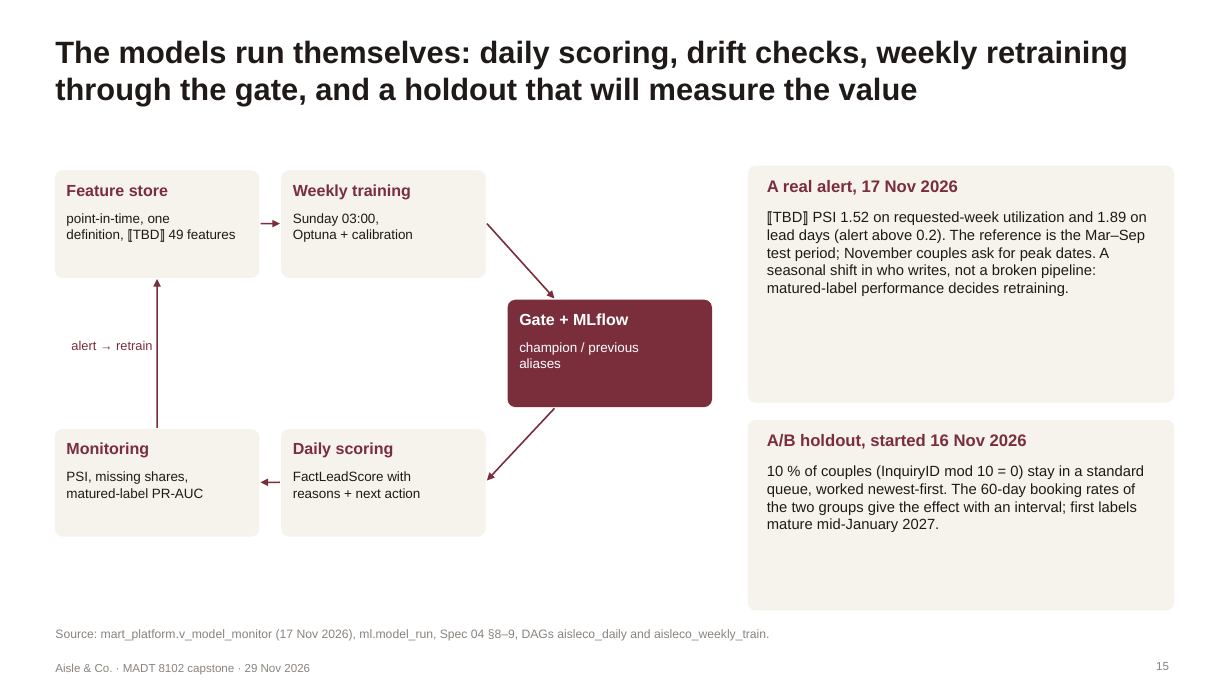
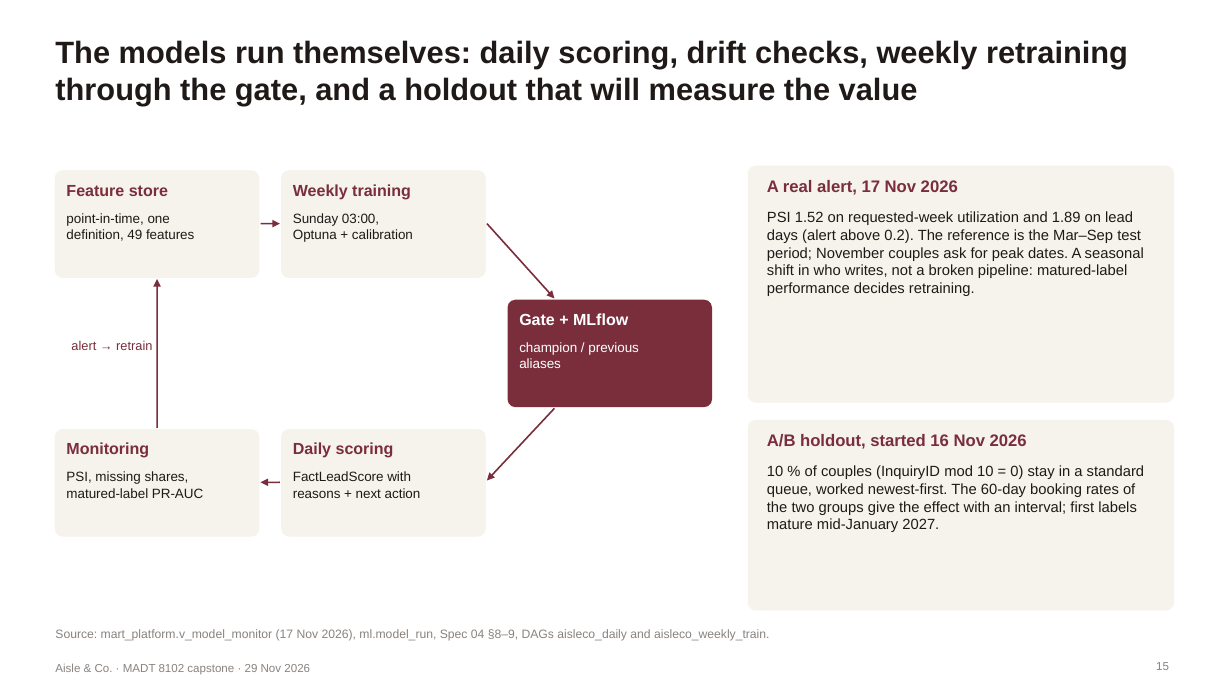
Before and after one commit to hhej/aisleco-analytics-platform, a slide deck: slide 15 of docs/v2/deliverables/AisleCo_Final_Presentation.pptx. Drawn at 1232x693 pixels with LibreOffice and Linux fonts; fonts in the diff are those of the drawing. Boxes give left, top, right and bottom in pixels: in the first picture for what was removed or moved away, otherwise in the second. Text is boxed around its words. In the diff, an @@ line names an element or a change of style, - is before the commit and + after.

```diff
--- a/docs/v2/deliverables/AisleCo_Final_Presentation.pptx
+++ b/docs/v2/deliverables/AisleCo_Final_Presentation.pptx
@@ text at [66,229,194,241]: text changed @@
-definition, ⟦TBD⟧ 49 features
+definition, 49 features
@@ text at [767,211,1144,296]: text changed @@
-⟦TBD⟧ PSI 1.52 on requested-week utilization and 1.89 on lead days (alert above 0.2). The reference is the Mar–Sep test period; November couples ask for peak dates. A seasonal shift in who writes, not a broken pipeline: matured-label performance decides retraining.
+PSI 1.52 on requested-week utilization and 1.89 on lead days (alert above 0.2). The reference is the Mar–Sep test period; November couples ask for peak dates. A seasonal shift in who writes, not a broken pipeline: matured-label performance decides retraining.
```
Also in this commit, not shown: 8 other slides changed, 8 other files.
